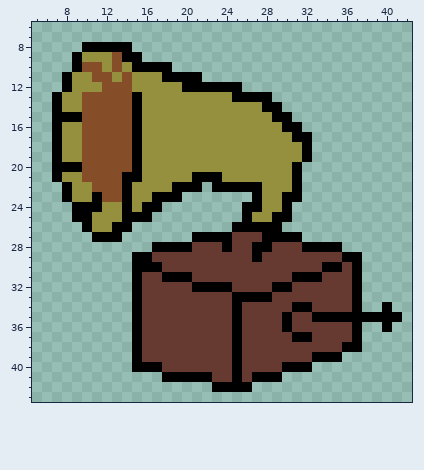
Two states of a pixel-art file, circular_game/grandpa theme/grammophone.aseprite. Above is the file before it was changed.
50x50 pixels, 1 frame. Shown: x 5..42, y 6..43. The old version is drawn lined up with the new one.
And afterwards:
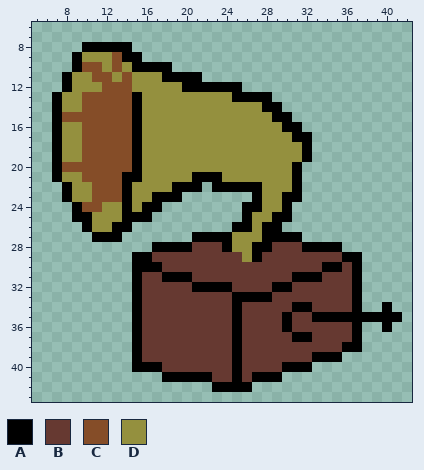
Palette (. is transparent): A #000000  B #663931  C #854d28  D #94903e
Changes in this commit:
whole drawing moved by -4,-2 (the old picture is shown already moved)
Changed rows in their new state; - is an unchanged pixel.
first column x 8:
15 CC
first column x 8:
20 CC------------------
23 ---C----------------
24 --CC----------------
26 -------------------D
27 -----------------DDD
28 -----------------DD-
29 ------------------D-
Where, in picture pixels (left, top, right, bottom), the same in both pictures:
changed: (62, 112, 102, 212)
changed: (232, 222, 262, 262)
